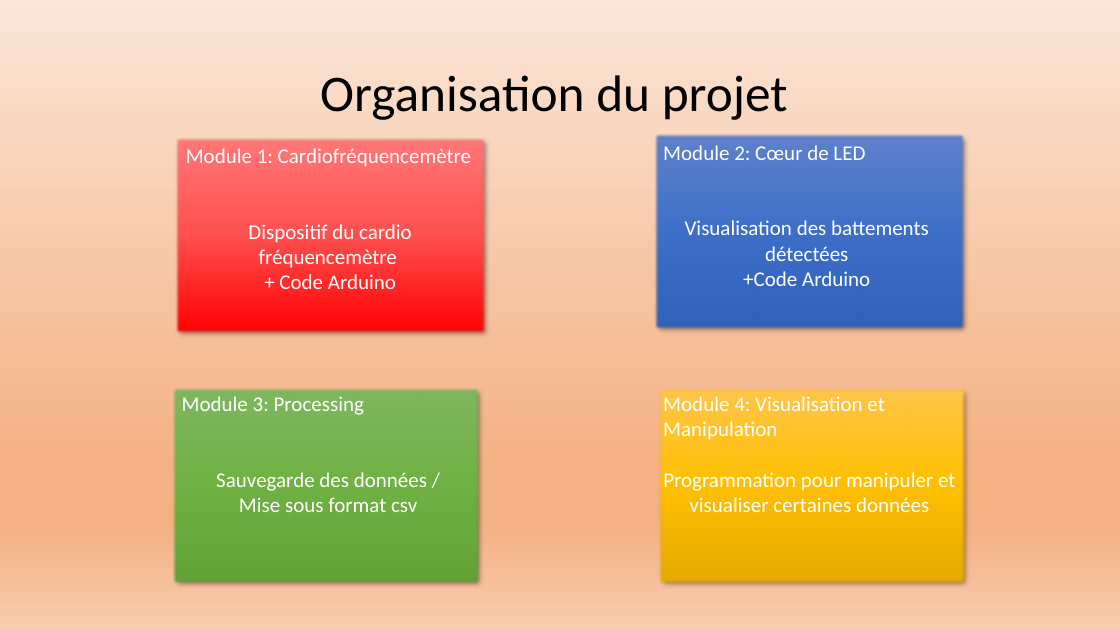
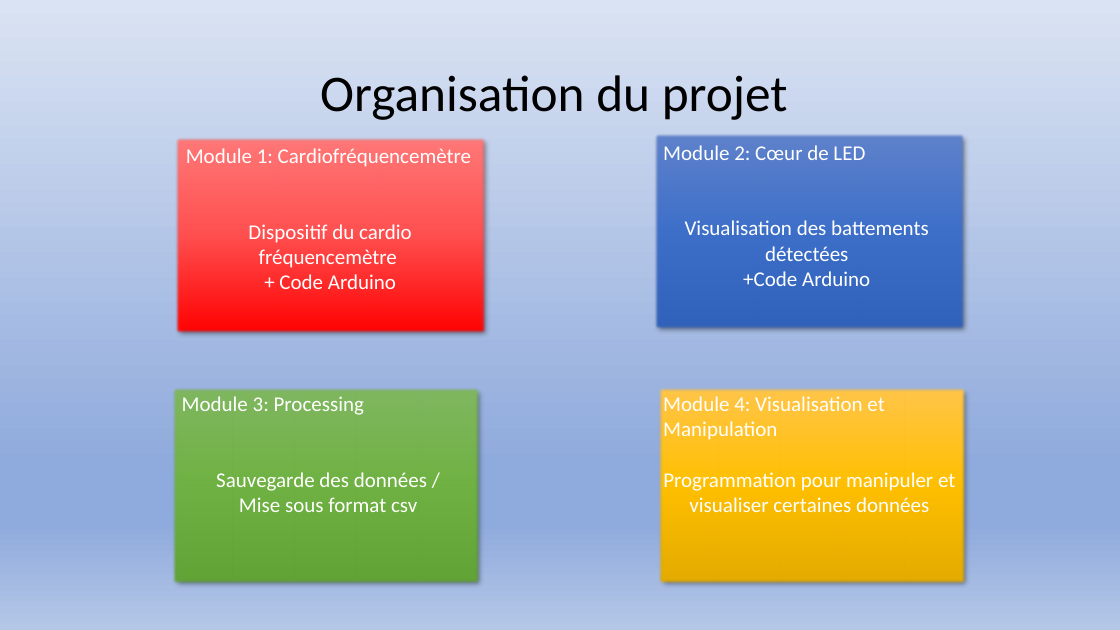
Before and after one commit to Exia-Jellyfish/UE-1-Projet-Grp7, a slide deck: slide 4 of PROJET 1 UE 1 diapositive.pptx. Drawn at 1120x630 pixels with LibreOffice and Linux fonts; fonts in the diff are those of the drawing. Boxes give left, top, right and bottom in pixels: in the first picture for what was removed or moved away, otherwise in the second. Text is boxed around its words. In the diff, an @@ line names an element or a change of style, - is before the commit and + after.

```diff
--- a/PROJET 1 UE 1 diapositive.pptx
+++ b/PROJET 1 UE 1 diapositive.pptx
@@ background gradient #FBE5D6 to #F4B183 to #F8CBAD to gradient #DAE3F3 to #8FAADC to #B4C7E7 @@
```
Also in this commit, not shown: 11 other slides changed.
